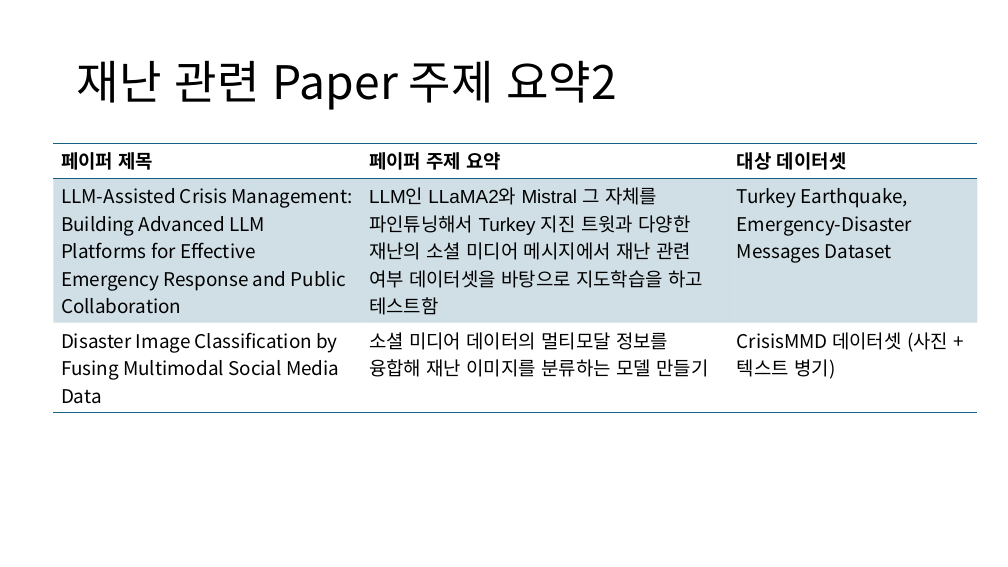
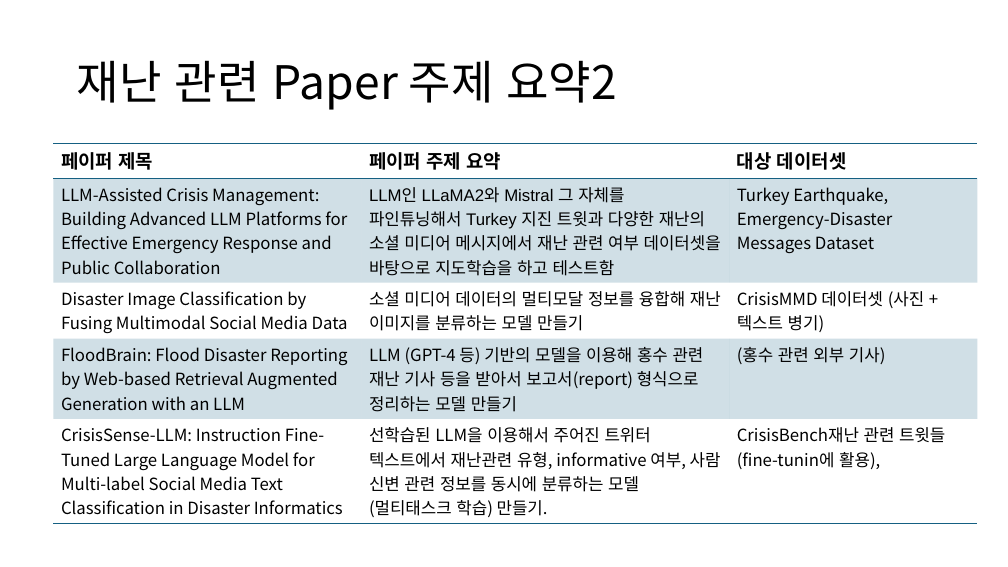
Before and after one commit to lurker18/MultiModal_RAG, a slide deck: slide 3 of materials/재난관련 선행연구 Review_이요한.pptx. Drawn at 1008x567 pixels with LibreOffice and Linux fonts; fonts in the diff are those of the drawing. Boxes give left, top, right and bottom in pixels: in the first picture for what was removed or moved away, otherwise in the second. Text is boxed around its words. In the diff, an @@ line names an element or a change of style, - is before the commit and + after.

```diff
--- a/materials/재난관련 선행연구 Review_이요한.pptx
+++ b/materials/재난관련 선행연구 Review_이요한.pptx
@@ table at (54, 144, 978, 521) @@
+row 4: FloodBrain: Flood Disaster Reporting by Web-based Retrieval Augmented Generation with an LLM | LLM (GPT-4 등) 기반의 모델을 이용해 홍수 관련 재난 기사 등을 받아서 보고서(report) 형식으로 정리하는 모델 만들기 | (홍수 관련 외부 기사)
+row 5: CrisisSense-LLM: Instruction Fine-Tuned Large Language Model for Multi-label Social Media Text Classification in Disaster Informatics | 선학습된 LLM을 이용해서 주어진 트위터 텍스트에서 재난관련 유형, informative 여부, 사람 신변 관련 정보를 동시에 분류하는 모델(멀티태스크 학습) 만들기. | CrisisBench재난 관련 트윗들 (fine-tunin에 활용),
```
Also in this commit, not shown: 1 other slide changed, 3 slides added, 1 other file.
